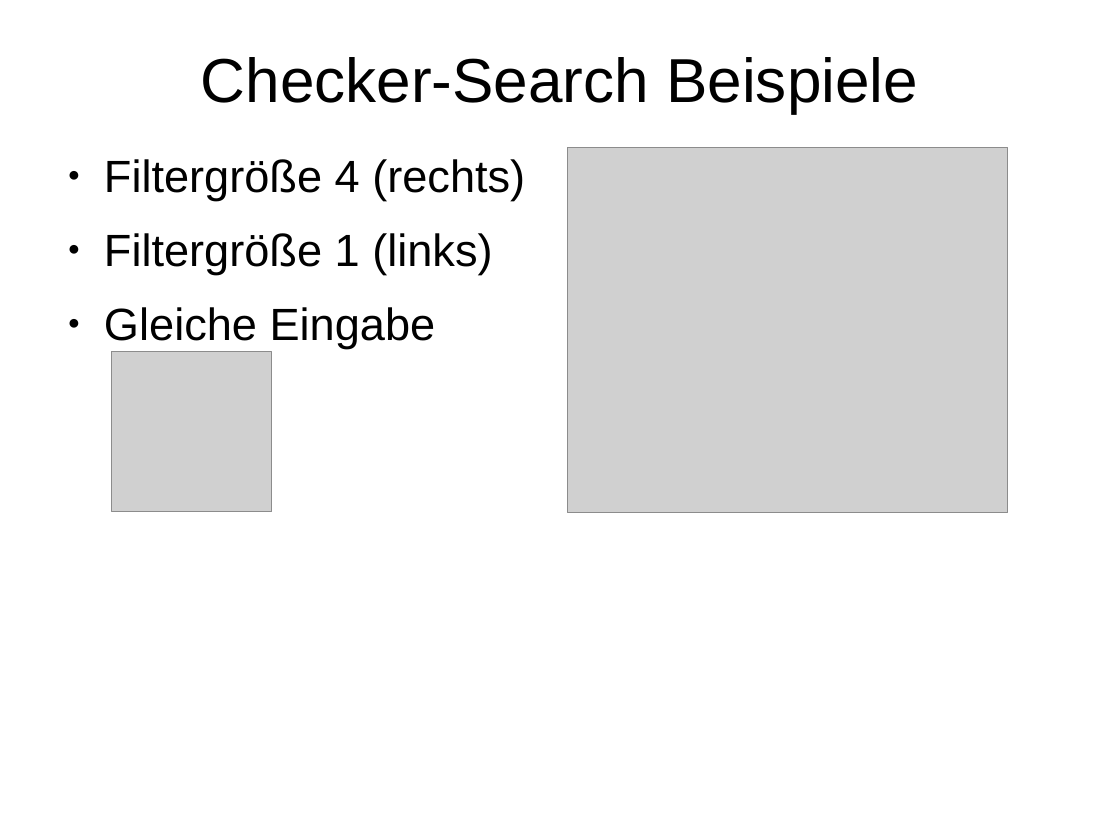
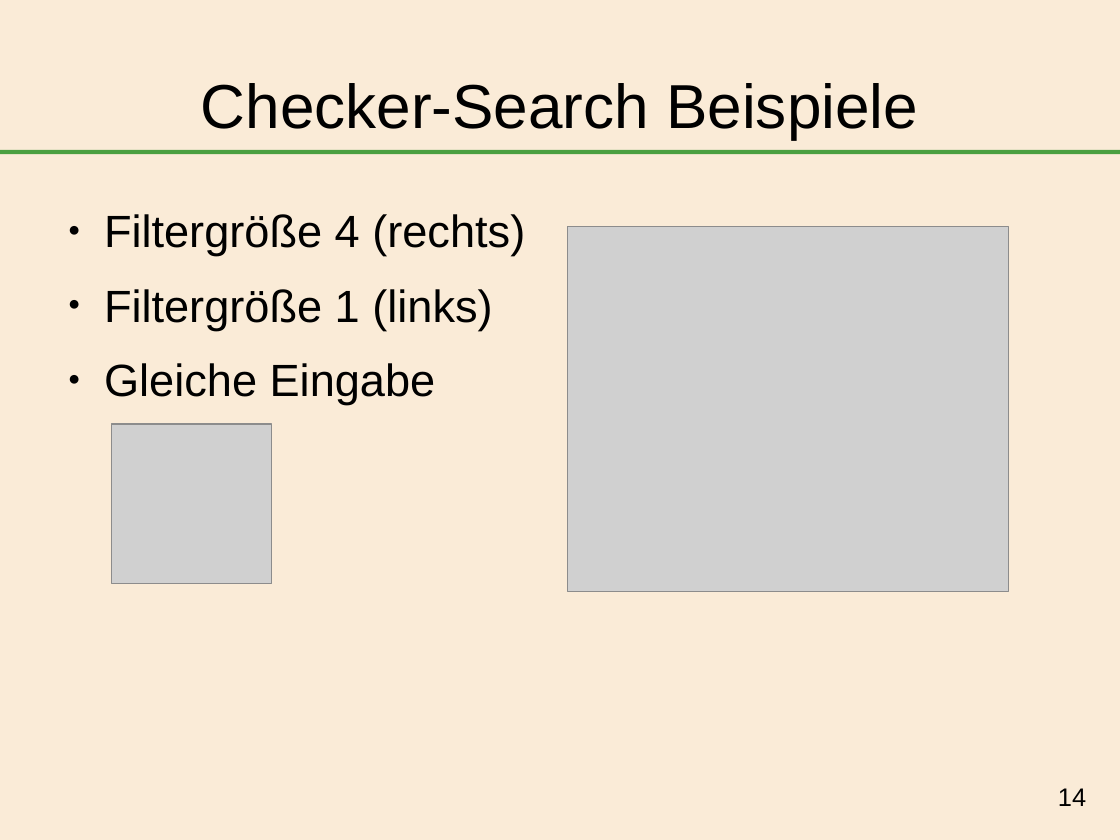
Before and after one commit to AfuroZamurai/InformatiCup_Leibniz-7, a slide deck: slide 14 of praesentation/Leibniz7_praesentation.odp. Drawn at 1120x840 pixels with LibreOffice and Linux fonts; fonts in the diff are those of the drawing; grey boxes stand for pictures. Boxes give left, top, right and bottom in pixels: in the first picture for what was removed or moved away, otherwise in the second. Text is boxed around its words. In the diff, an @@ line names an element or a change of style, - is before the commit and + after.

Commit message:
added color + page numbers in presentation

```diff
--- a/praesentation/Leibniz7_praesentation.odp
+++ b/praesentation/Leibniz7_praesentation.odp
@@ background #FFFFFF to #FAEBD7 @@
@@ title "Checker-Search Beispiele": place and size @@
-title "Checker-Search Beispiele" at (201,57,918,113)
+title "Checker-Search Beispiele" at (201,83,918,139)
@@ line added from (0, 152) to (1120, 152), #008000 3 pt @@
@@ text "Filtergröße 4 (rechts)": place and size @@
-text "Filtergröße 4 (rechts)" at (104,159,525,349)
+text "Filtergröße 4 (rechts)" at (104,214,525,404)
@@ picture: place and size @@
-picture at (567,147,1008,513)
+picture at (568,227,1009,593)
@@ picture: place and size @@
-picture at (112,352,271,511)
+picture at (112,424,271,583)
@@ page number added at (1058,788,1086,806), 18 pt, text #000000 @@
+14
```
Also in this commit, not shown: 26 other slides changed.
